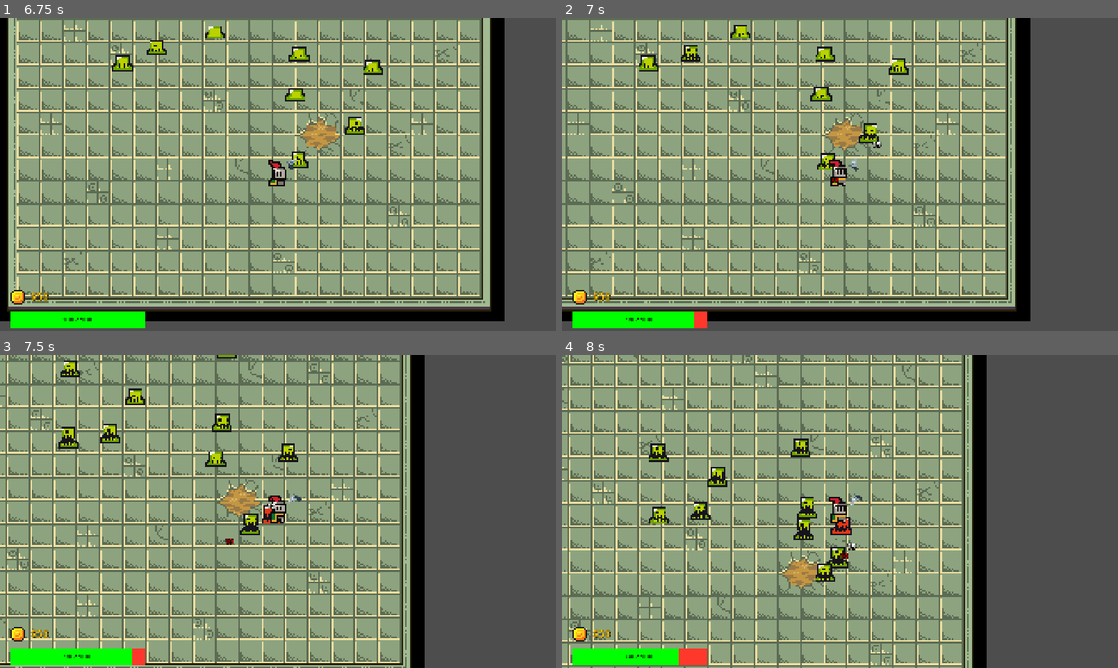
Above: before the commit, frames 1-4 (two rows, left to right).
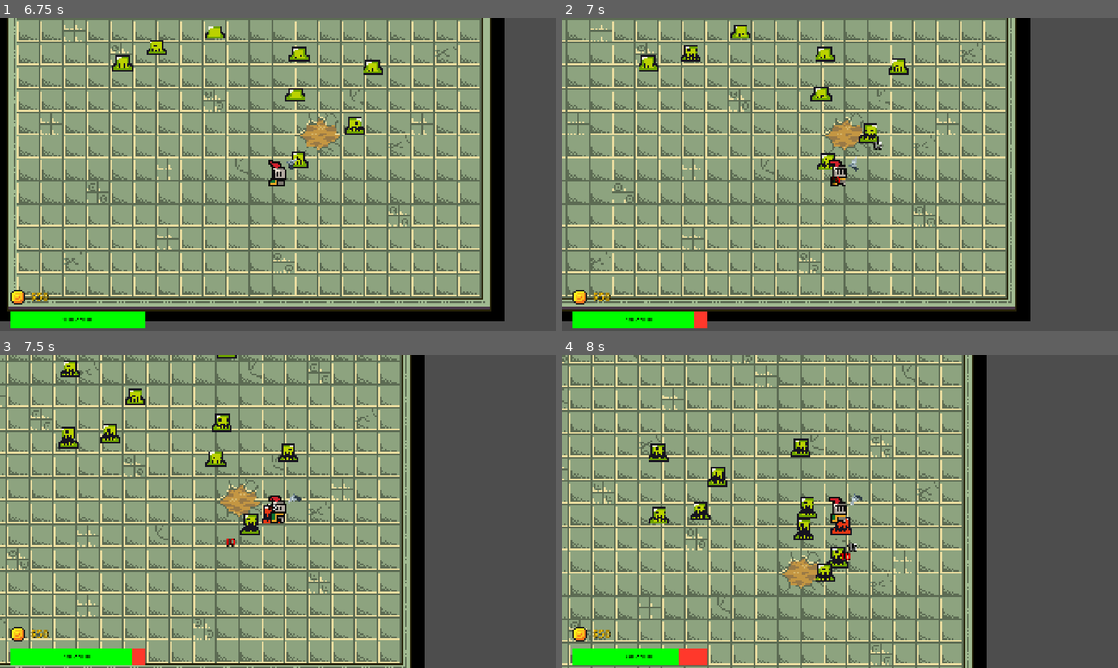
Above: after the commit, the same moments.

Repository: jtmchenry/2D-Roguelike-Game-Game-Jam-2025
Game: Godot game, scene res://ui/main_menu.tscn
Same seed, same stepped clock (60 frames per second), same inputs: the game is played once before the commit and once after it.
Inputs:
- Up to frame 1 (6.75 s): click "Play" at 0.5 s; hold Right (move_right) 1.28-2.03 s; hold Down (move_down) 2.03-2.78 s; hold Right (move_right) 2.78-3.53 s; hold Up (move_up) 3.53-4.28 s; hold Left (move_left) 4.28-5.78 s; hold Down (move_down) 5.78-6.53 s; hold Right (move_right) from 6.53 s (still down)
- Up to frame 2 (7 s): keep holding Right (move_right)
- Up to frame 3 (7.5 s): release Right (move_right) at 7.28 s; hold Up (move_up) from 7.28 s (still down)
- Up to frame 4 (8 s): keep holding Up (move_up)

Frame 1 is identical in both runs. In frame 2, less than 0.1% of the frame differs, in the area x 48-58%, y 39-54%; in frame 3, less than 0.1%; in frame 4, less than 0.1%, in the area x 50-53%, y 60-66%.

Commit message:
Updated Size of Numbers

Diff:
--- a/2d-roguelike/components/floating_text.tscn
+++ b/2d-roguelike/components/floating_text.tscn
@@ -10,4 +10,4 @@
 offset_bottom = 23.0
 theme_override_constants/outline_size = 10
 theme_override_constants/shadow_outline_size = 10
-theme_override_font_sizes/font_size = 24
+theme_override_font_sizes/font_size = 30
